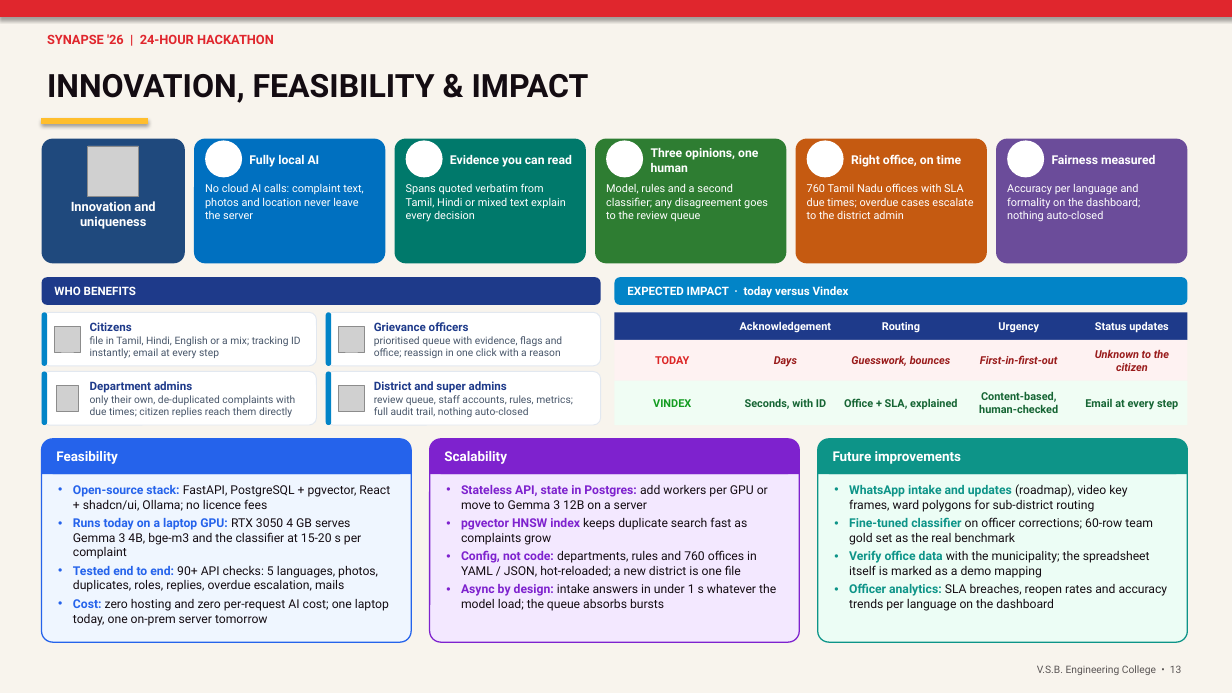
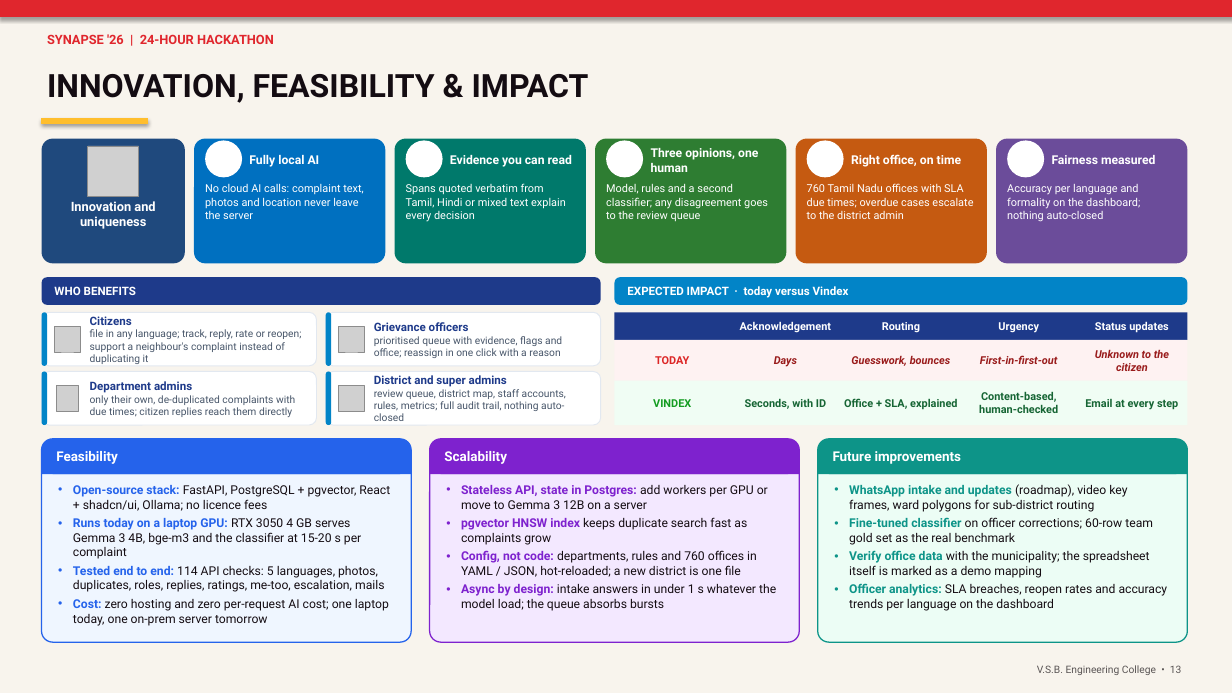
Before and after one commit to Balavigneshcse/AI_Grievance_Redressal_Prioritization_System, a slide deck: slide 8 of docs/sample.pptx. Drawn at 1232x693 pixels with LibreOffice and Linux fonts; fonts in the diff are those of the drawing; grey boxes stand for pictures; background and template pictures are left out. Boxes give left, top, right and bottom in pixels: in the first picture for what was removed or moved away, otherwise in the second. Text is boxed around its words. In the diff, an @@ line names an element or a change of style, - is before the commit and + after.

```diff
--- a/docs/sample.pptx
+++ b/docs/sample.pptx
@@ text at box(90, 329, 302, 364): text changed @@
-file in Tamil, Hindi, English or a mix; tracking ID instantly; email at every step
+file in any language; track, reply, rate or reopen; support a neighbour's complaint instead of duplicating it
@@ text at box(374, 389, 566, 421): text changed @@
-review queue, staff accounts, rules, metrics; full audit trail, nothing auto-closed
+review queue, district map, staff accounts, rules, metrics; full audit trail, nothing auto-closed
@@ text at box(73, 566, 384, 592): text changed @@
-• Tested end to end: 90+ API checks: 5 languages, photos, duplicates, roles, replies, overdue escalation, mails
+• Tested end to end: 114 API checks: 5 languages, photos, duplicates, roles, replies, ratings, me-too, escalation, mails
```
Also in this commit, not shown: 2 other slides changed, 35 other files.
